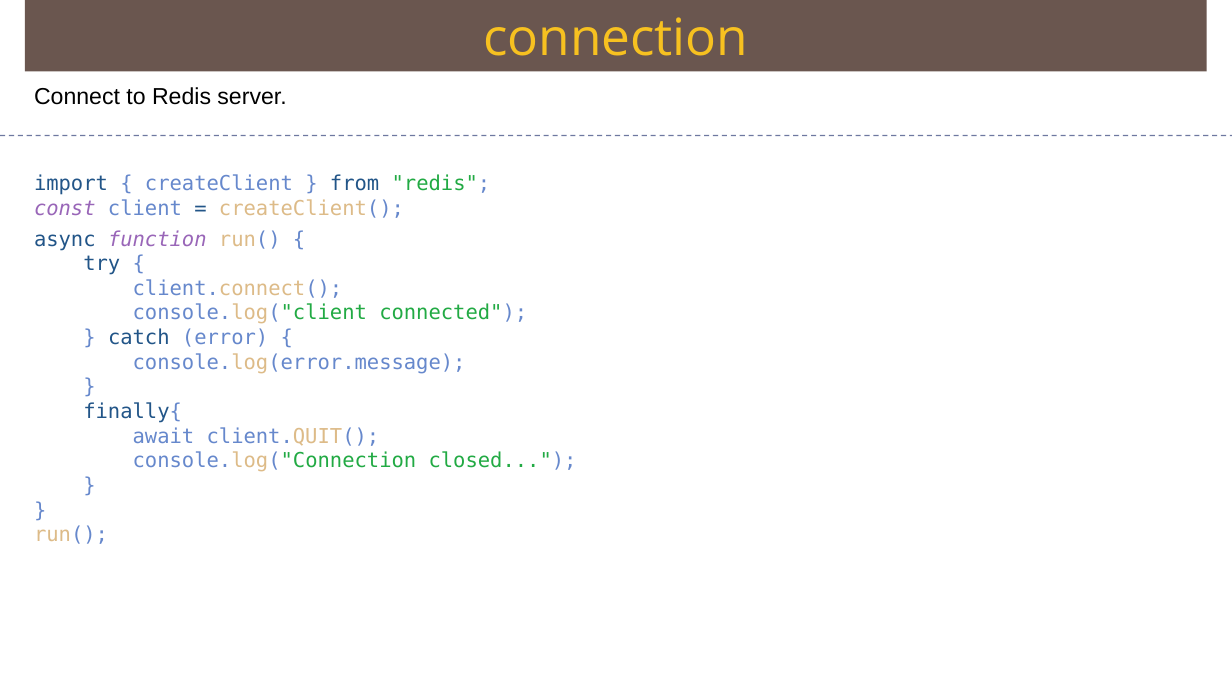
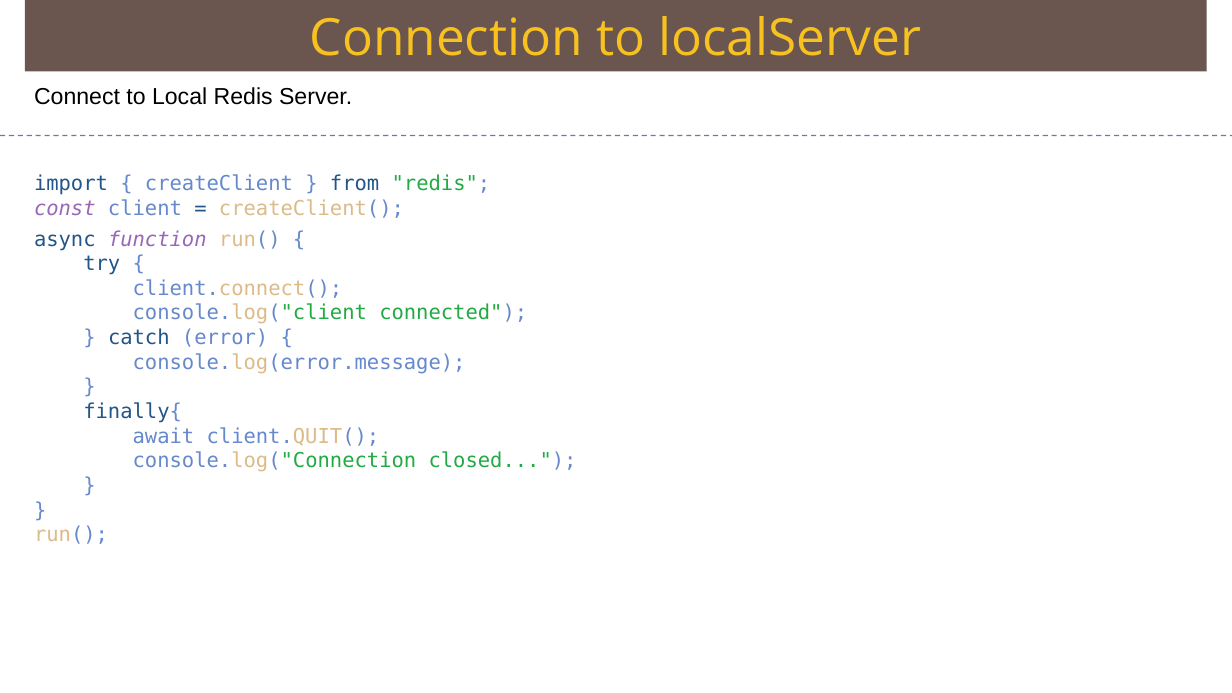
Before and after one commit to Saleel-Bagde/PPT-s, a slide deck: slide 103 of redis Ver2.pptx. Drawn at 1232x693 pixels with LibreOffice and Linux fonts; fonts in the diff are those of the drawing. Boxes give left, top, right and bottom in pixels: in the first picture for what was removed or moved away, otherwise in the second. Text is boxed around its words. In the diff, an @@ line names an element or a change of style, - is before the commit and + after.

```diff
--- a/redis Ver2.pptx
+++ b/redis Ver2.pptx
@@ text in rectangle at <box>310,16,921,56</box>: text changed @@
-connection
+Connection to localServer
@@ text at <box>34,87,352,105</box>: text changed @@
-Connect to Redis server.
+Connect to Local Redis Server.
```
Also in this commit, not shown: 1 slide added.
